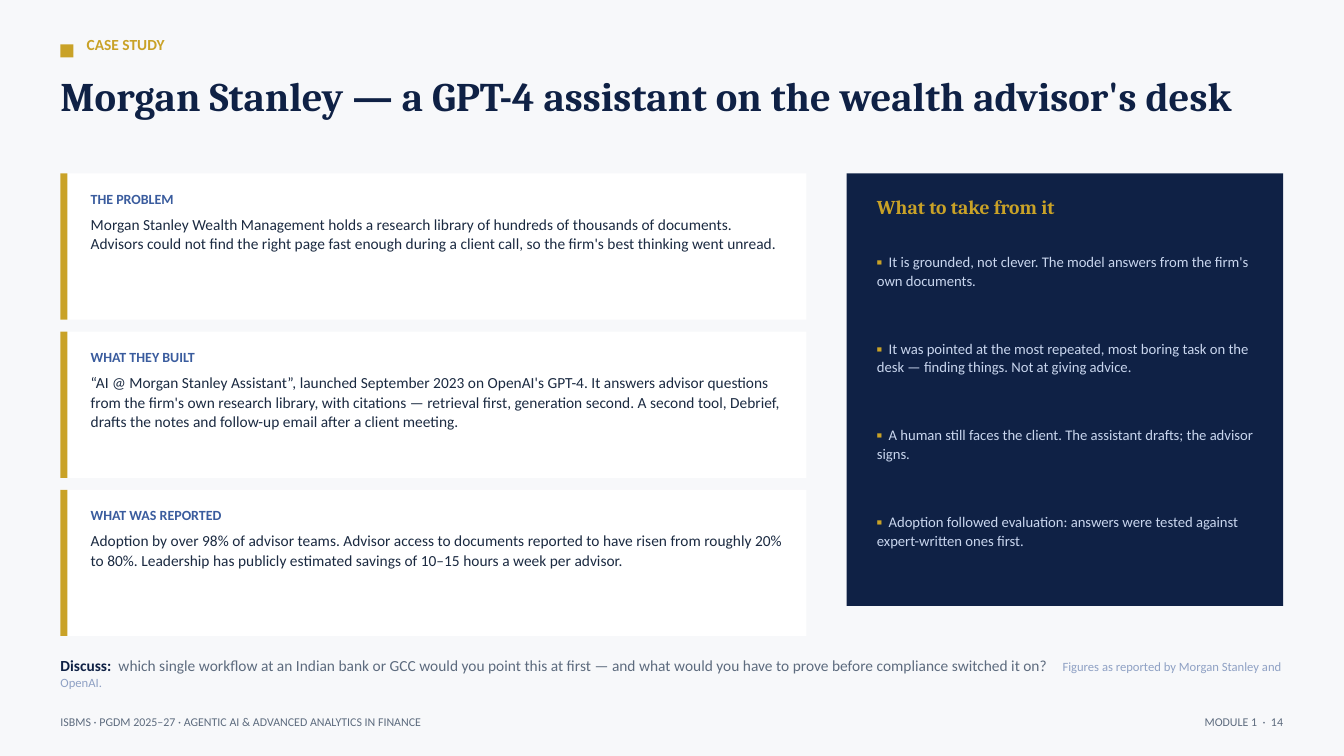
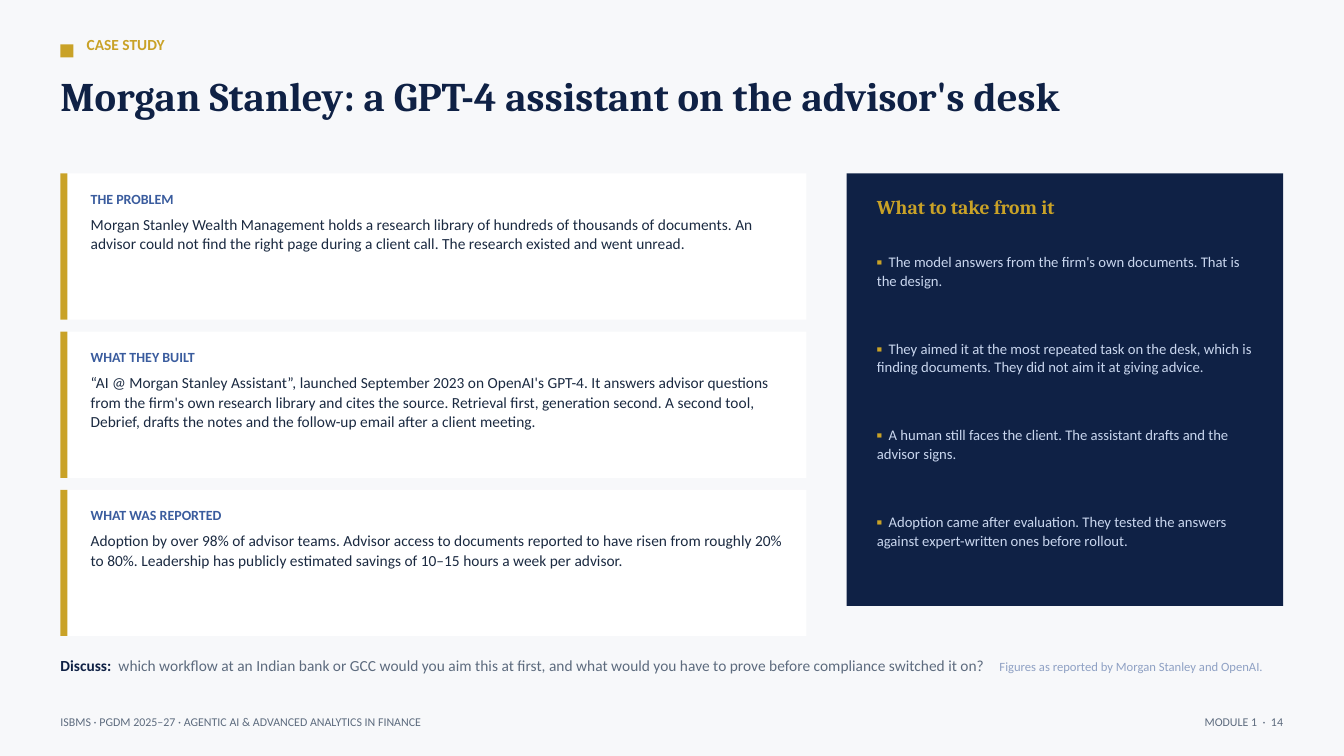
Before and after one commit to tejasgjadhav/AIFINANCE, a slide deck: slide 14 of slides/Module-01-Foundations-of-Agentic-AI.pptx. Drawn at 1344x756 pixels with LibreOffice and Linux fonts; fonts in the diff are those of the drawing. Boxes give left, top, right and bottom in pixels: in the first picture for what was removed or moved away, otherwise in the second. Text is boxed around its words. In the diff, an @@ line names an element or a change of style, - is before the commit and + after.

```diff
--- a/slides/Module-01-Foundations-of-Agentic-AI.pptx
+++ b/slides/Module-01-Foundations-of-Agentic-AI.pptx
@@ text at (60,82,1060,120): text changed @@
-Morgan Stanley — a GPT-4 assistant on the wealth advisor's desk
+Morgan Stanley: a GPT-4 assistant on the advisor's desk
@@ text at (91,219,752,252): text changed @@
-Morgan Stanley Wealth Management holds a research library of hundreds of thousands of documents. Advisors could not find the right page fast enough during a client call, so the firm's best thinking went unread.
+Morgan Stanley Wealth Management holds a research library of hundreds of thousands of documents. An advisor could not find the right page during a client call. The research existed and went unread.
@@ text at (877,257,1240,289): text changed @@
-▪ It is grounded, not clever. The model answers from the firm's own documents.
+▪ The model answers from the firm's own documents. That is the design.
@@ text at (877,344,1251,375): text changed @@
-▪ It was pointed at the most repeated, most boring task on the desk — finding things. Not at giving advice.
+▪ They aimed it at the most repeated task on the desk, which is finding documents. They did not aim it at giving advice.
@@ text at (91,377,769,430): text changed @@
-“AI @ Morgan Stanley Assistant”, launched September 2023 on OpenAI's GPT-4. It answers advisor questions from the firm's own research library, with citations — retrieval first, generation second. A second tool, Debrief, drafts the notes and follow-up email after a client meeting.
+“AI @ Morgan Stanley Assistant”, launched September 2023 on OpenAI's GPT-4. It answers advisor questions from the firm's own research library and cites the source. Retrieval first, generation second. A second tool, Debrief, drafts the notes and the follow-up email after a client meeting.
@@ text at (877,430,1228,462): text changed @@
-▪ A human still faces the client. The assistant drafts; the advisor signs.
+▪ A human still faces the client. The assistant drafts and the advisor signs.
@@ text at (877,517,1226,549): text changed @@
-▪ Adoption followed evaluation: answers were tested against expert-written ones first.
+▪ Adoption came after evaluation. They tested the answers against expert-written ones before rollout.
@@ text at (60,660,1263,674): text changed @@
-Discuss: which single workflow at an Indian bank or GCC would you point this at first — and what would you have to prove before compliance switched it on? Figures as reported by Morgan Stanley and OpenAI.
+Discuss: which workflow at an Indian bank or GCC would you aim this at first, and what would you have to prove before compliance switched it on? Figures as reported by Morgan Stanley and OpenAI.
```
Also in this commit, not shown: 12 other slides changed, 3 other files.
